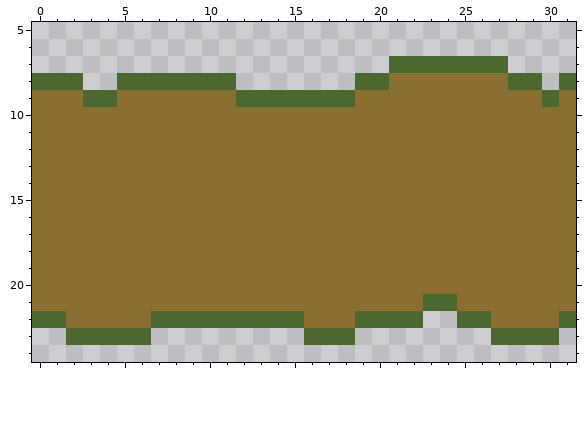
A pixel-art sprite gets an edit: client/res/gfx/path.png. Above: the version before the commit.
The file is 32x32 pixels. Shown: x 0..31, y 5..24.
Once edited:
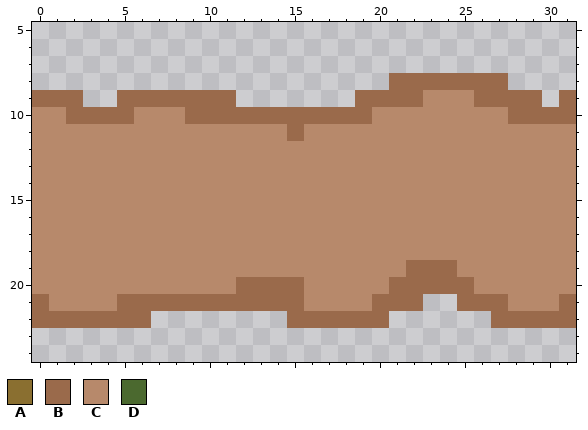
Palette (. is transparent): A #8a6f30  B #9a6a4b  C #b7896b  D #4b692f
The exact change:
@@ x 0..31 @@
  6 ................................
- 7 .....................DDDDDDD....
- 8 DDD..DDDDDDD.......DDAAAAAAADD.D
- 9 AAADDAAAAAAADDDDDDDAAAAAAAAAAADA
-10 AAAAAAAAAAAAAAAAAAAAAAAAAAAAAAAA
-11 AAAAAAAAAAAAAAAAAAAAAAAAAAAAAAAA
-12 AAAAAAAAAAAAAAAAAAAAAAAAAAAAAAAA
-13 AAAAAAAAAAAAAAAAAAAAAAAAAAAAAAAA
-14 AAAAAAAAAAAAAAAAAAAAAAAAAAAAAAAA
-15 AAAAAAAAAAAAAAAAAAAAAAAAAAAAAAAA
-16 AAAAAAAAAAAAAAAAAAAAAAAAAAAAAAAA
-17 AAAAAAAAAAAAAAAAAAAAAAAAAAAAAAAA
-18 AAAAAAAAAAAAAAAAAAAAAAAAAAAAAAAA
-19 AAAAAAAAAAAAAAAAAAAAAAAAAAAAAAAA
-20 AAAAAAAAAAAAAAAAAAAAAAAAAAAAAAAA
-21 AAAAAAAAAAAAAAAAAAAAAAADDAAAAAAA
-22 DDAAAAADDDDDDDDDAAADDDD..DDAAAAD
-23 ..DDDDD.........DDD........DDDD.
+ 7 ................................
+ 8 .....................BBBBBBB....
+ 9 BBB..BBBBBBB.......BBBBCCCBBBB.B
+10 CCBBBBCCCBBBBBBBBBBBCCCCCCCCBBBB
+11 CCCCCCCCCCCCCCCBCCCCCCCCCCCCCCCC
+12 CCCCCCCCCCCCCCCCCCCCCCCCCCCCCCCC
+13 CCCCCCCCCCCCCCCCCCCCCCCCCCCCCCCC
+14 CCCCCCCCCCCCCCCCCCCCCCCCCCCCCCCC
+15 CCCCCCCCCCCCCCCCCCCCCCCCCCCCCCCC
+16 CCCCCCCCCCCCCCCCCCCCCCCCCCCCCCCC
+17 CCCCCCCCCCCCCCCCCCCCCCCCCCCCCCCC
+18 CCCCCCCCCCCCCCCCCCCCCCCCCCCCCCCC
+19 CCCCCCCCCCCCCCCCCCCCCCBBBCCCCCCC
+20 CCCCCCCCCCCCBBBBCCCCCBBBBBCCCCCC
+21 BCCCCBBBBBBBBBBBCCCCBBB..BBBCCCB
+22 BBBBBBB........BBBBBB......BBBBB
+23 ................................
 24 ................................
